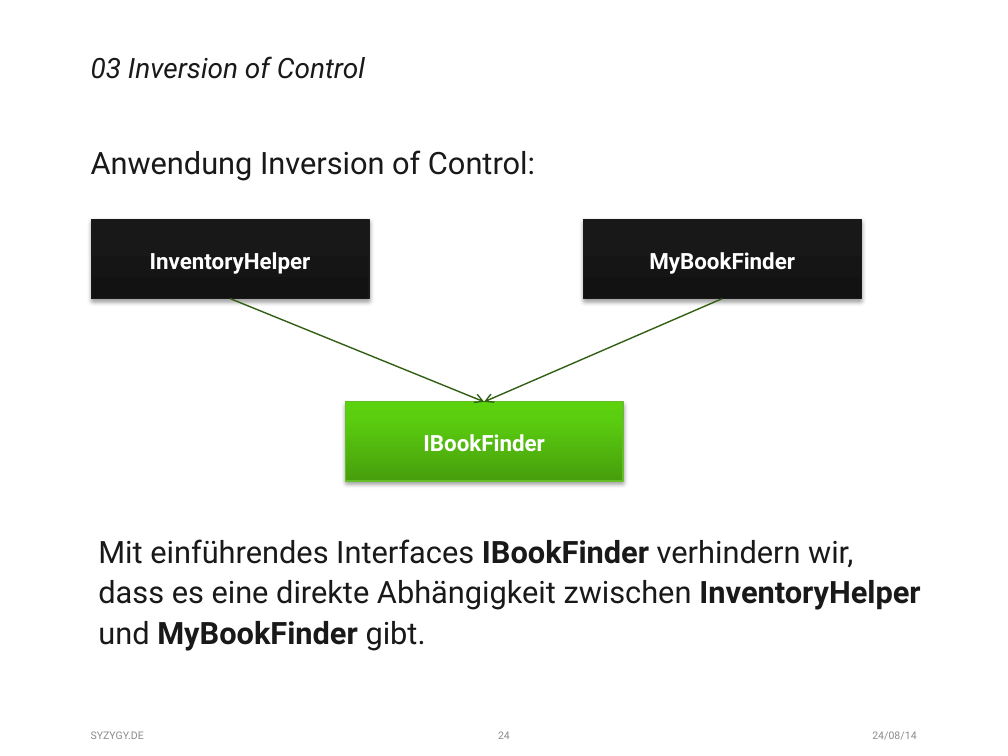
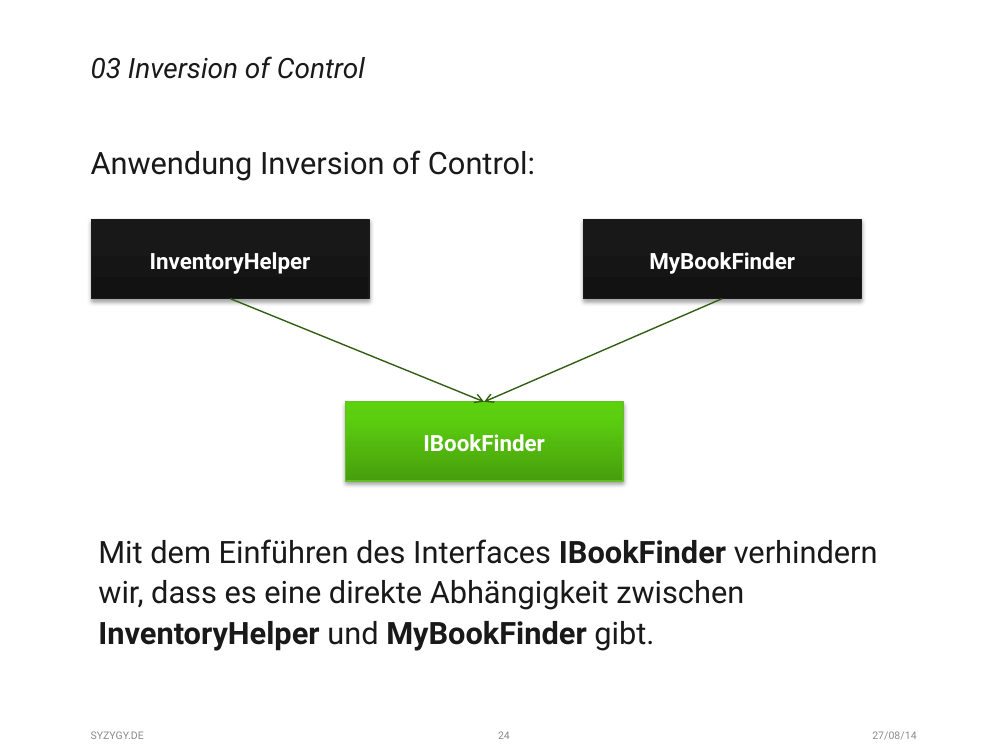
Before and after one commit to fischfasch/IoC_Test, a slide deck: slide 24 of IoC_Testapplication/ConsoleApplication1/_Files/Präsentation.pptx. Drawn at 1008x756 pixels with LibreOffice and Linux fonts; fonts in the diff are those of the drawing. Boxes give left, top, right and bottom in pixels: in the first picture for what was removed or moved away, otherwise in the second. Text is boxed around its words. In the diff, an @@ line names an element or a change of style, - is before the commit and + after.

```diff
--- a/IoC_Testapplication/ConsoleApplication1/_Files/Präsentation.pptx
+++ b/IoC_Testapplication/ConsoleApplication1/_Files/Präsentation.pptx
@@ text at [98,539,878,651]: text changed @@
-Mit einführendes Interfaces IBookFinder verhindern wir, dass es eine direkte Abhängigkeit zwischen InventoryHelper und MyBookFinder gibt.
+Mit dem Einführen des Interfaces IBookFinder verhindern wir, dass es eine direkte Abhängigkeit zwischen InventoryHelper und MyBookFinder gibt.
@@ text at [872,731,916,740]: text changed @@
-24/08/14
+27/08/14
```
Also in this commit, not shown: 33 other slides changed.
